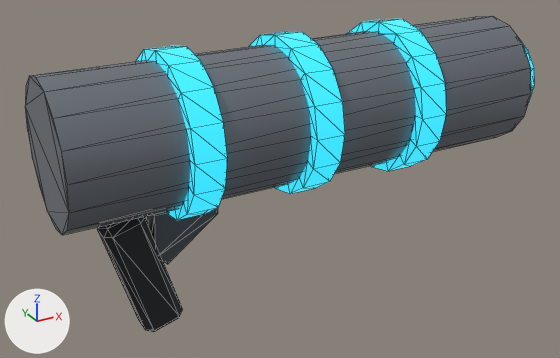
The glTF model assets/weapons/shared/opr_wpn_pulse_cannon_a.glb, before and after one commit.
Camera for both pictures: a camera (50 mm lens) standing at (-0.193, -0.643, 0.321) and looking at (0.165, 0.008, -0.005). The lights are fixed; the arrows at lower left show +X, +Y and +Z. The picture after the commit comes second. Mesh edges are drawn as thin lines. Where no turn or scale is listed for an object, it has been applied to the vertices. Vertices at exactly the same position are counted once.

The scene before the commit, as lines of its bpy script (objects in view):
```python
me_mesh_intact = bpy.data.meshes.new('mesh_intact')
me_mesh_intact.from_pydata(...)  # 298 vertices, 576 faces; spans x -0.07..0.455, y -0.08..0.08, z -0.132..0.15
# faces by material slot: [444, 44, 16, 12, 60]
me_mesh_intact.materials.append(mat_emit_cyan_opr)  # cyan #1d8597, glowing cyan #35d6f2
me_mesh_intact.materials.append(mat_trim_rubber_opr)  # black #1f2023
me_mesh_intact.materials.append(mat_mat_lightweight_alloy_opr_frame)  # dark grey #4a4f56
me_mesh_intact.materials.append(mat_trim_trim_opr)  # light grey #b5bbc2
me_mesh_intact.materials.append(mat_mat_lightweight_alloy_opr)  # grey #70767e
ob_mesh_intact = bpy.data.objects.new('mesh_intact', me_mesh_intact)
ob_mesh_intact.location = (0.0, 0.0, 0.0)
```
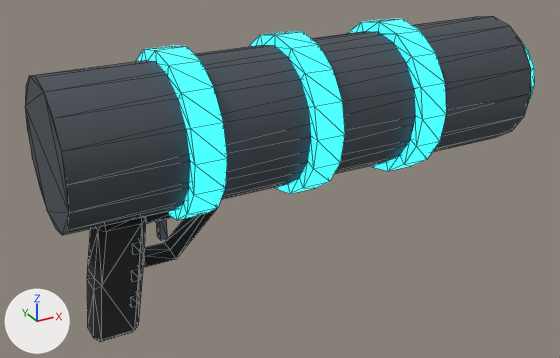
What differs and where, as boxes (x1, y1, x2, y2) in the pictures (560 x 358 px):
'mesh_intact', reshaped
    before: (25, 16, 535, 332)
    after: (25, 16, 535, 342)
part 1 of me_mesh_intact, added
    after: (132, 241, 141, 255)
part 2 of me_mesh_intact, added
    after: (131, 268, 140, 282)
part 3 of me_mesh_intact, added
    after: (130, 294, 140, 307)
part 4 of me_mesh_intact, added
    after: (156, 219, 168, 240)
part 5 of me_mesh_intact, rebuilt (30% narrower, 9% taller)
    before: (98, 217, 183, 332)
    after: (87, 217, 146, 342)
part 6 of me_mesh_intact, rebuilt
    before: (147, 207, 218, 264)
    after: (143, 208, 217, 267)
part 7 of me_mesh_intact, recoloured
    both: (136, 19, 535, 220)
part 8 of me_mesh_intact, recoloured (darker)
    both: (25, 16, 531, 235)

Patch to the scene script:
```diff
--- a/assets/weapons/shared/opr_wpn_pulse_cannon_a.glb.py
+++ b/assets/weapons/shared/opr_wpn_pulse_cannon_a.glb.py
@@ mat_wpn_opr_wpn_pulse_cannon_a @@
+mat_wpn_opr_wpn_pulse_cannon_a = bpy.data.materials.new('wpn_opr_wpn_pulse_cannon_a')
+# uses the picture img_opr_wpn_pulse_cannon_a_albedo
+# uses the picture img_opr_wpn_pulse_cannon_a_emission
+# uses the picture img_opr_wpn_pulse_cannon_a_normal
+# uses the picture img_opr_wpn_pulse_cannon_a_orm
@@ me_mesh_intact @@
-me_mesh_intact.from_pydata(...)  # 298 vertices, 576 faces; spans x -0.07..0.455, y -0.08..0.08, z -0.132..0.15
-me_mesh_intact.materials.append(mat_trim_rubber_opr)  # black #1f2023
-me_mesh_intact.materials.append(mat_mat_lightweight_alloy_opr_frame)  # dark grey #4a4f56
-me_mesh_intact.materials.append(mat_trim_trim_opr)  # light grey #b5bbc2
+me_mesh_intact.from_pydata(...)  # 350 vertices, 664 faces; spans x -0.07..0.455, y -0.08..0.08, z -0.125..0.15
+# me_mesh_intact part 1: a new loose piece, a box spanning x -0.006..0.002, y -0.018..0.018, z -0.036..-0.024, in mat_wpn_opr_wpn_pulse_cannon_a
+# me_mesh_intact part 2: a new loose piece, a box spanning x -0.009..-0.001, y -0.018..0.018, z -0.064..-0.052, in mat_wpn_opr_wpn_pulse_cannon_a
+# me_mesh_intact part 3: a new loose piece, a box spanning x -0.012..-0.004, y -0.018..0.018, z -0.092..-0.08, in mat_wpn_opr_wpn_pulse_cannon_a
+# me_mesh_intact part 4: a new loose piece, a box spanning x 0.0265..0.0335, y -0.005..0.005, z -0.035..-0.009, in mat_wpn_opr_wpn_pulse_cannon_a
+# me_mesh_intact part 5: the loose piece of 24 vertices spanning x -0.03..0.043, y -0.017..0.017, z -0.132..0.001 is rebuilt with 36 vertices and now spans x -0.049..0.011, y -0.017..0.017, z -0.125..0.0, in mat_wpn_opr_wpn_pulse_cannon_a
+# me_mesh_intact part 6: the loose piece of 10 vertices spanning x 0.018..0.085, y -0.01..0.01, z -0.06..-0.005 is rebuilt with 18 vertices and now spans x 0.008..0.085, y -0.008..0.008, z -0.058..0.0, in mat_wpn_opr_wpn_pulse_cannon_a
+# me_mesh_intact part 7: 444 faces spanning x 0.035..0.455, y -0.08..0.08, z -0.01..0.15 switch from mat_emit_cyan_opr (cyan #1d8597, glowing cyan #35d6f2) to mat_wpn_opr_wpn_pulse_cannon_a
+# me_mesh_intact part 8: 60 faces spanning x -0.07..0.43, y -0.07..0.07, z 0.0..0.14 switch from mat_mat_lightweight_alloy_opr (grey #70767e) to mat_wpn_opr_wpn_pulse_cannon_a
+# other edits to the shape of me_mesh_intact do not show in these pictures
```
